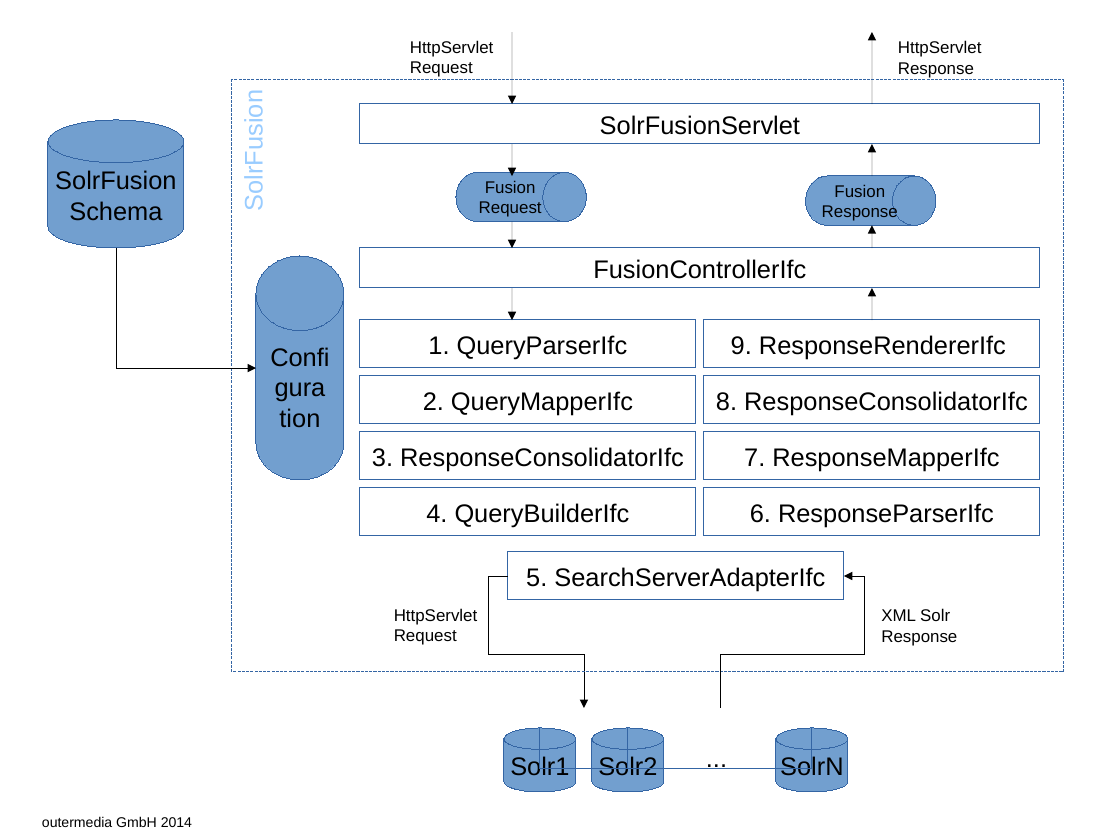
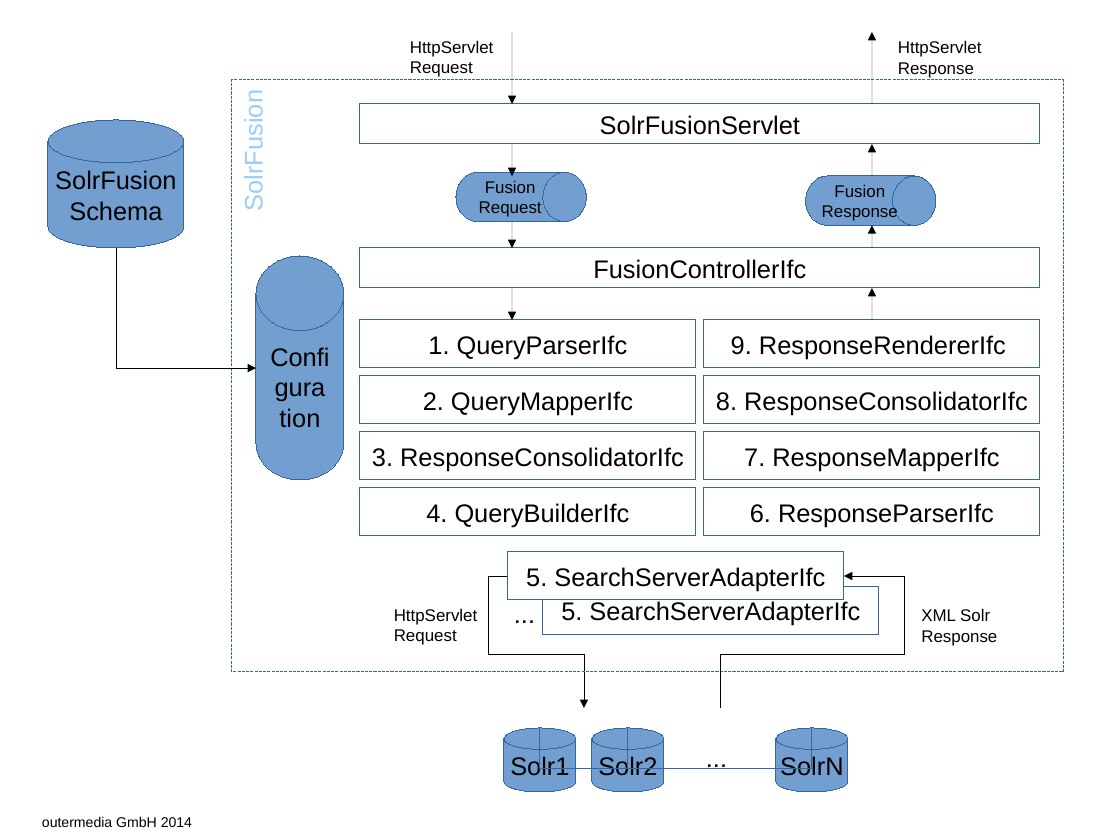
Before and after one commit to outermedia/solr-fusion, a slide deck: slide 1 of src/main/doc/architecture.odp. Drawn at 1120x840 pixels with LibreOffice and Linux fonts; fonts in the diff are those of the drawing. Boxes give left, top, right and bottom in pixels: in the first picture for what was removed or moved away, otherwise in the second. Text is boxed around its words. In the diff, an @@ line names an element or a change of style, - is before the commit and + after.

```diff
--- a/src/main/doc/architecture.odp
+++ b/src/main/doc/architecture.odp
@@ rectangle "5. SearchServerAdapterIfc" at bbox=[508, 552, 845, 600]: fill none to #FFFFFF @@
@@ text added at bbox=[504, 594, 546, 632], 18 pt, text #000000 @@
+...
@@ rectangle added at bbox=[543, 586, 879, 634], outline #3465A4 0 pt, 18 pt, text #000000 @@
+5. SearchServerAdapterIfc
@@ elbow arrow (721, 708) - (845, 576): route changed @@
@@ text "XML Solr": place and size @@
-text "XML Solr" at bbox=[881, 608, 957, 646]
+text "XML Solr" at bbox=[921, 608, 997, 646]
```
Also in this commit, not shown: 3 other files.
